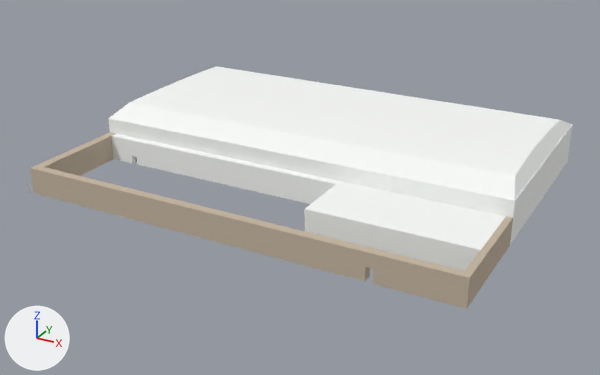
A saved change to the glTF model assets/items/tf586ns7950/Ninetjer_v1.glb.
Camera for both pictures: a camera (50 mm lens) standing at (111.2, -99.8, 62.9) and looking at (40.7, 28.4, -1.2). Arrows for +X, +Y and +Z are at lower left; the lights stay in place.

The older version as bpy lines, for what is in view:
```python
mat_mudbrick4 = principled_material('Mudbrick4')
mat_mudbrick4.base_color = (0.553, 0.463, 0.353)  # beige #c4b5a0
mat_mudbrick4.roughness = 1.0
me_mesh1_component_1_1_model_1 = bpy.data.meshes.new('Mesh1 Component_1_1 Model_1')
me_mesh1_component_1_1_model_1.from_pydata(...)  # 31 vertices, 55 faces; spans x 0.0..83.1, y 22.0..63.6, z 8.0..10.5
me_mesh1_component_1_1_model_1.materials.append(mat_white_plaster_notexture)  # white #f9fbf9
me_mesh2_model_1 = bpy.data.meshes.new('Mesh2 Model_1')
me_mesh2_model_1.from_pydata(...)  # 55 vertices, 87 faces; spans x 0.0..83.2, y 0.0..63.6, z 0.0..8.0
# faces by material slot: [46, 2, 33, 6]
me_mesh2_model_1.materials.append(mat_white_plaster_notexture)  # white #f9fbf9
me_mesh2_model_1.materials.append(mat_steve_shoes2)  # grey #a3a3a3
me_mesh2_model_1.materials.append(mat_mudbrick4)  # beige #c4b5a0
me_mesh2_model_1.materials.append(mat_frontcolor)  # white #ffffff
ob_mesh1_component_1_1_model = bpy.data.objects.new('Mesh1 Component_1_1 Model', me_mesh1_component_1_1_model_1)
ob_mesh1_component_1_1_model.location = (0.0, 0.0, 0.0)
ob_mesh2_model = bpy.data.objects.new('Mesh2 Model', me_mesh2_model_1)
ob_mesh2_model.location = (0.0, 0.0, 0.0)
```
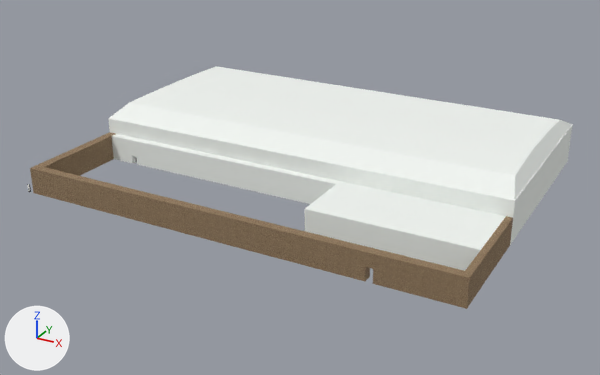
Location of each change, (x1, y1, x2, y2) in pixels of the pictures (600 x 375 px):
'Mesh2 Model', surface changed
    both: (30, 122, 516, 309)

The change, as a diff of the scene's bpy script:
```diff
--- a/assets/items/tf586ns7950/Ninetjer_v1.glb.py
+++ b/assets/items/tf586ns7950/Ninetjer_v1.glb.py
@@ img_mudbrick4 @@
+img_mudbrick4 = load_image('Mudbrick4', '_unpacked/Mudbrick4', 492, 299, 'sRGB')
@@ mat_mudbrick4 @@
 mat_mudbrick4 = principled_material('Mudbrick4')
-mat_mudbrick4.base_color = (0.553, 0.463, 0.353)  # beige #c4b5a0
+mat_mudbrick4.texture = img_mudbrick4
 mat_mudbrick4.roughness = 1.0
```
